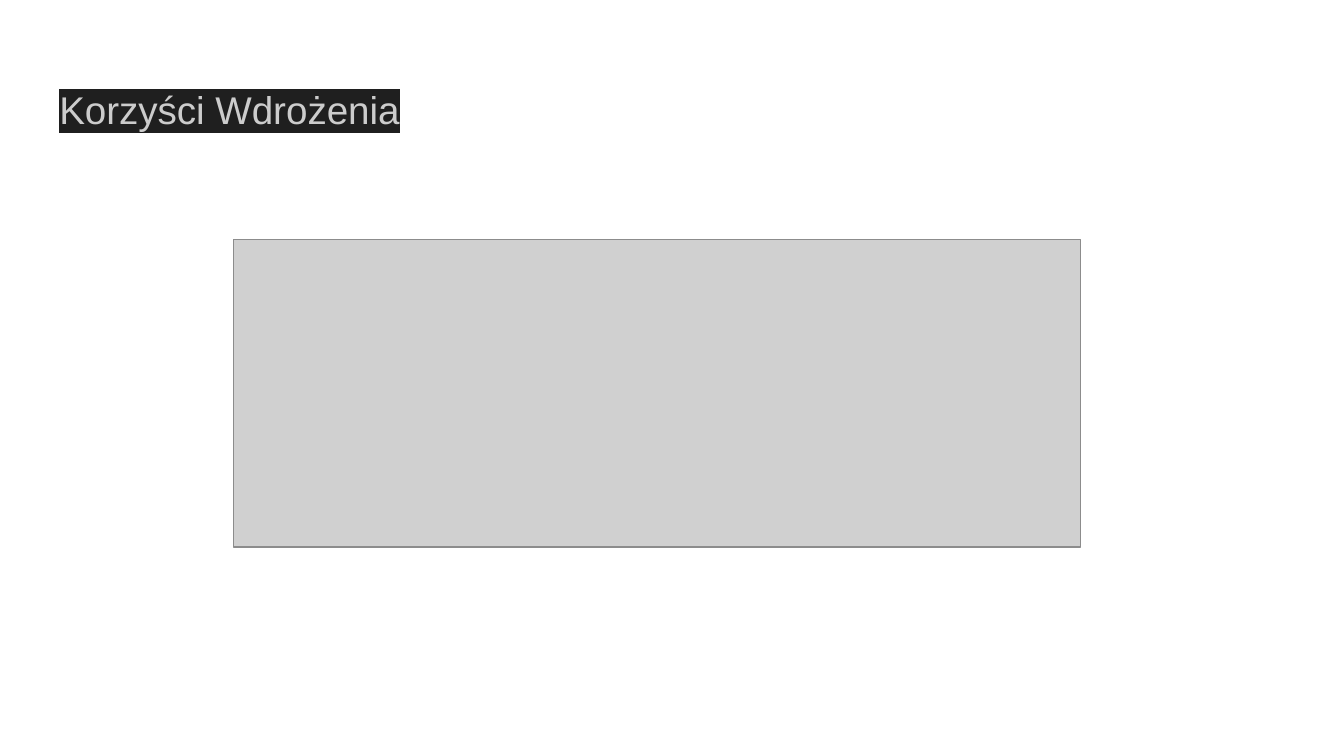
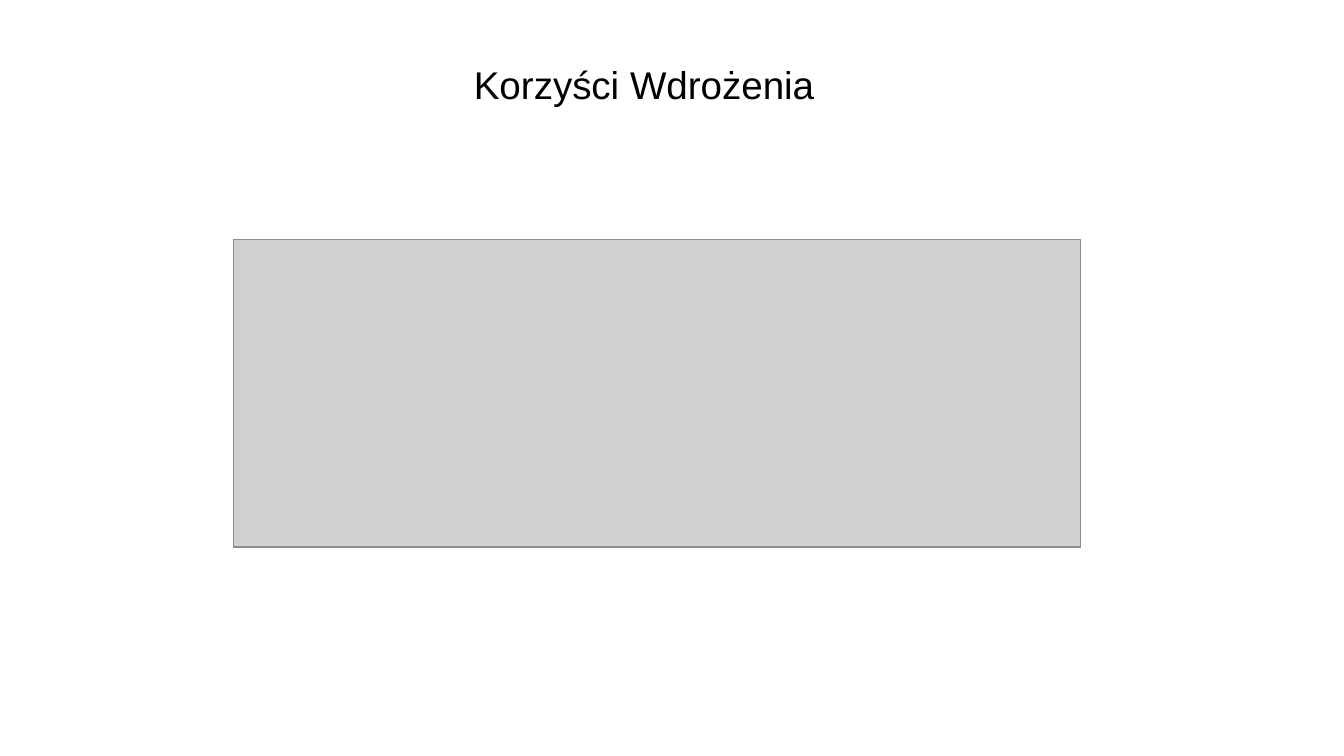
Before and after one commit to BachaBajceps/HackNation2025, a slide deck: slide 8 of Prezentacja.pptx. Drawn at 1344x756 pixels with LibreOffice and Linux fonts; fonts in the diff are those of the drawing; grey boxes stand for pictures. Boxes give left, top, right and bottom in pixels: in the first picture for what was removed or moved away, otherwise in the second. Text is boxed around its words. In the diff, an @@ line names an element or a change of style, - is before the commit and + after.

```diff
--- a/Prezentacja.pptx
+++ b/Prezentacja.pptx
@@ title "Korzyści Wdrożenia": place and size @@
-title "Korzyści Wdrożenia" at <box>59,95,399,131</box>
+title "Korzyści Wdrożenia" at <box>474,70,814,106</box>
@@ title "Korzyści Wdrożenia" at <box>474,70,814,106</box>: text colour #CCCCCC to #000000, highlight #1F1F1F to none @@
```
Also in this commit, not shown: 7 other slides changed.
